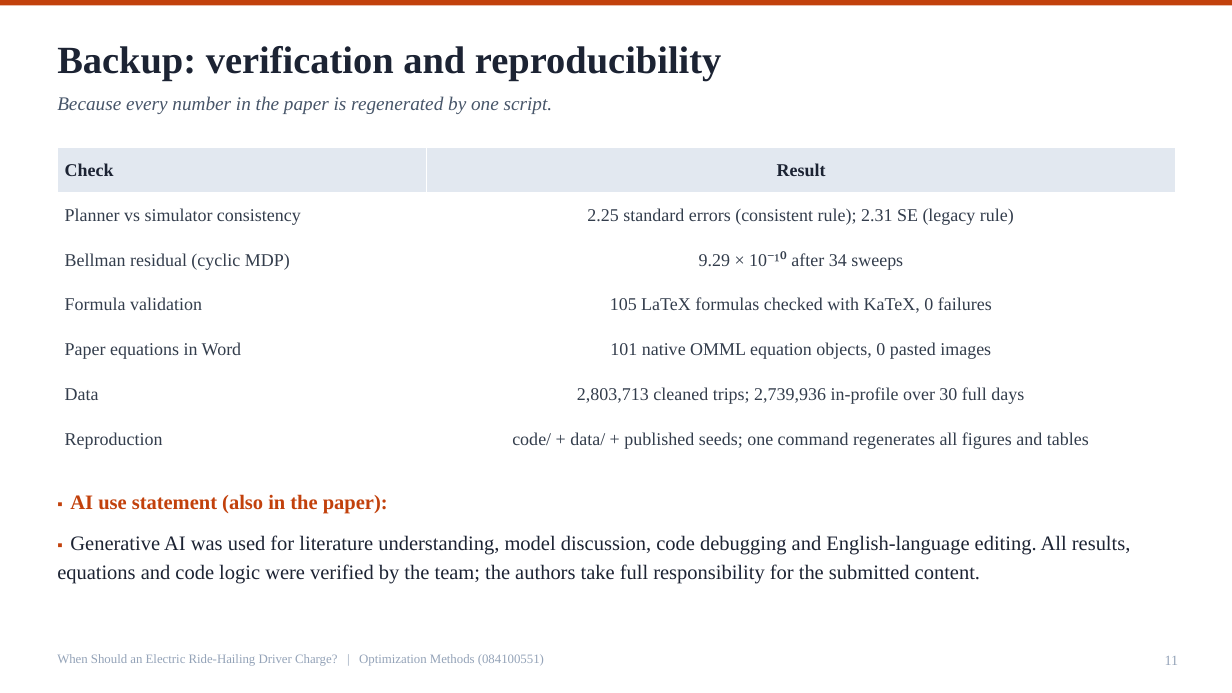
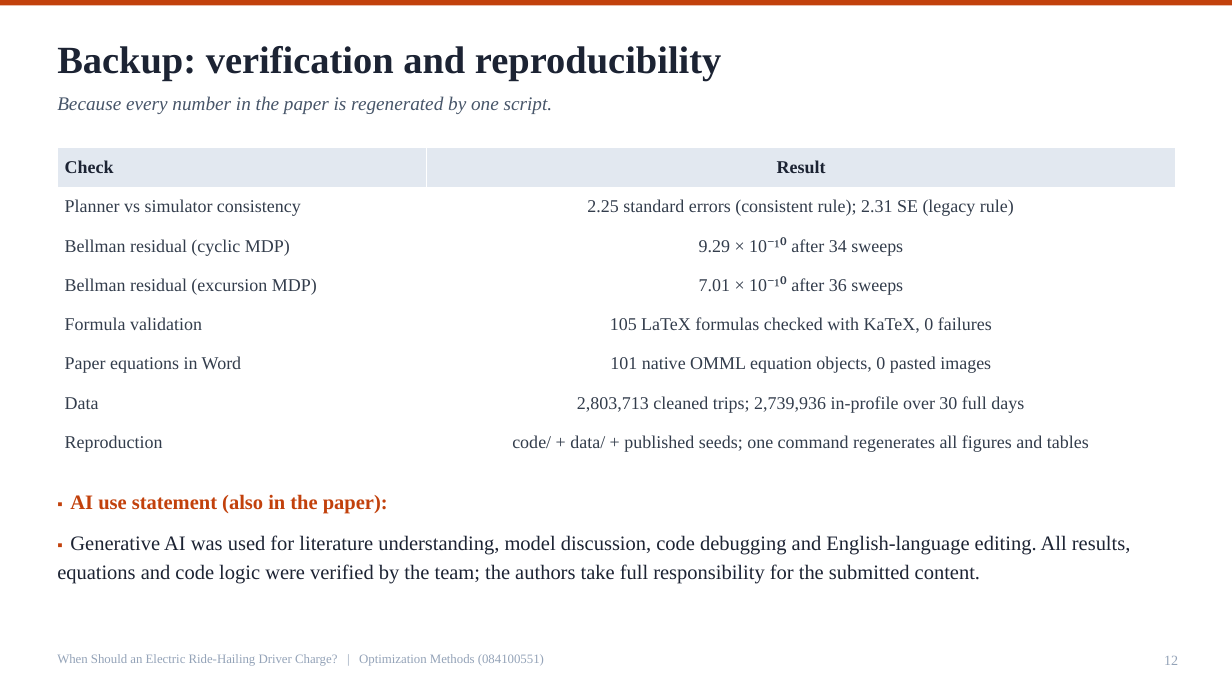
Before and after one commit to Ryan-Big-Data-grade24-scut/ride-hailing-charging, a slide deck: slide 12 of submit/Defense_梁睿希_202464870791.pptx (slide 11 before the commit). Drawn at 1232x693 pixels with LibreOffice and Linux fonts; fonts in the diff are those of the drawing. Boxes give left, top, right and bottom in pixels: in the first picture for what was removed or moved away, otherwise in the second. Text is boxed around its words. In the diff, an @@ line names an element or a change of style, - is before the commit and + after.

```diff
--- a/submit/Defense_梁睿希_202464870791.pptx
+++ b/submit/Defense_梁睿希_202464870791.pptx
@@ table at (57,148,1176,462) @@
+row 4: Bellman residual (excursion MDP) | 7.01 × 10⁻¹⁰ after 36 sweeps
@@ text at (1164,656,1178,665): text changed @@
-11
+12
```
Also in this commit, not shown: 6 other slides changed, 1 slide added, 35 other files.
